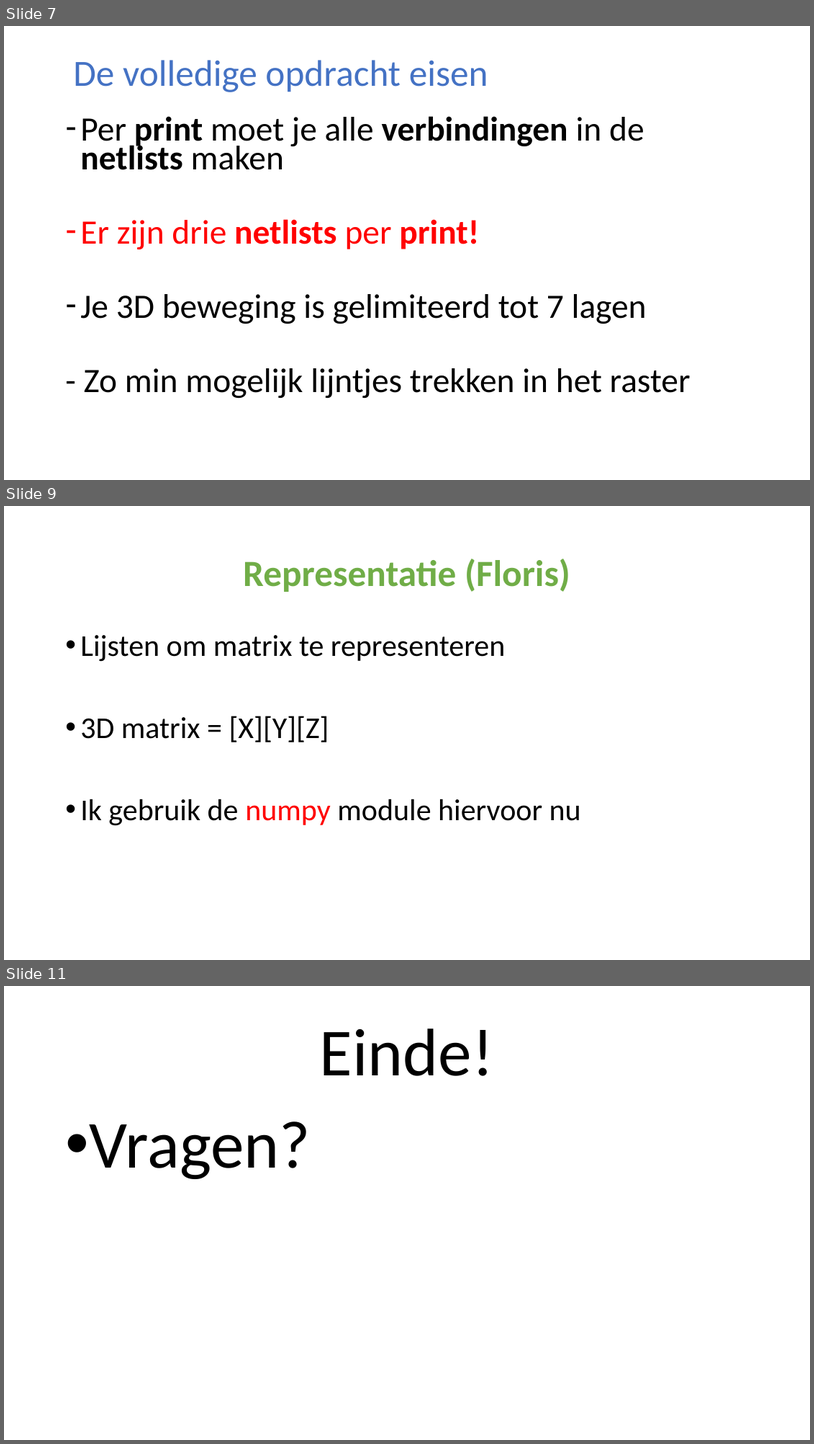
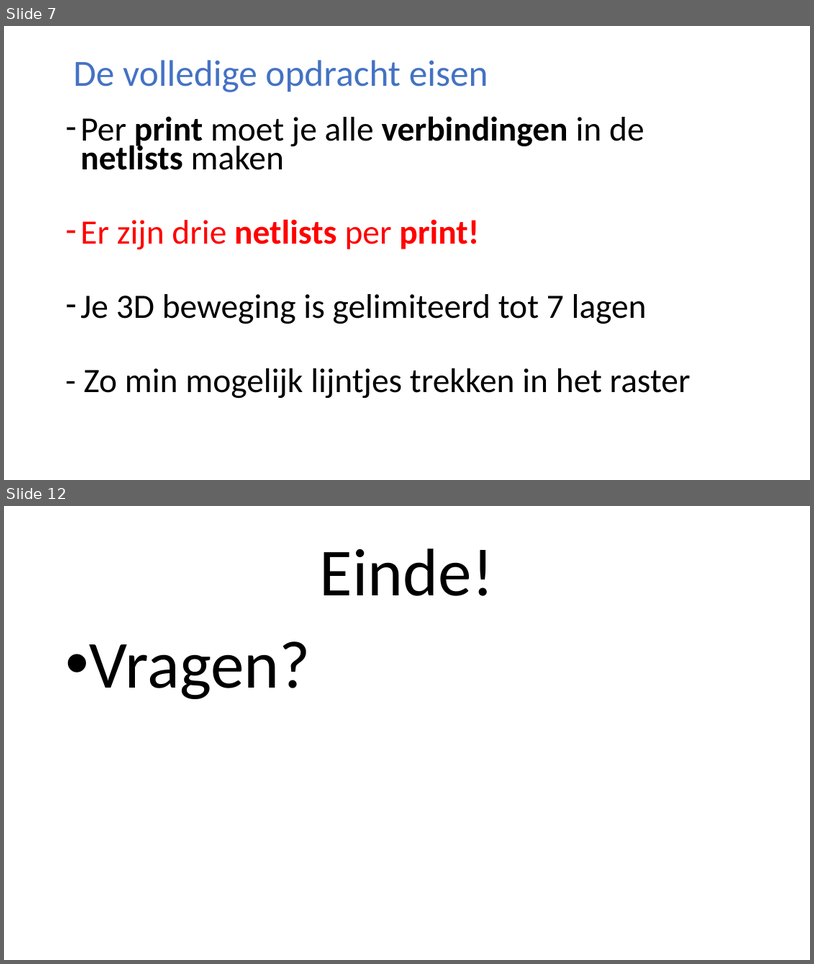
Before and after one commit to GuidoVisser/Chipmunks-2.0, a slide deck: Chipmunks 2.0 presentatie.pptx. Shown one above the other, each under a label of ours: slides 7, 9 and 11 before the commit, slides 7 and 12 after it; the slides between them are not shown. The pictures are 814x1444 and 814x964 pixels, drawn with LibreOffice and Linux fonts; fonts in the diff are those of the drawing. Boxes give left, top, right and bottom in pixels: in the first picture for what was removed or moved away, otherwise in the second. Text is boxed around its words. In the diff, an @@ line names an element or a change of style, - is before the commit and + after.

```diff
--- a/Chipmunks 2.0 presentatie.pptx
+++ b/Chipmunks 2.0 presentatie.pptx
@@ slide 9 removed at [4, 506, 810, 960], background #FFFFFF @@
@@ title removed at [243, 559, 571, 592] @@
-Representatie (Floris)
@@ text removed at [80, 635, 581, 826] @@
-• Lijsten om matrix te representeren
-• 3D matrix = [X][Y][Z]
-• Ik gebruik de numpy module hiervoor nu
@@ what was slide 11 is now slide 12 @@
```
Also in this commit, not shown: 4 slides added, 2 other slides removed, 2 other files.
